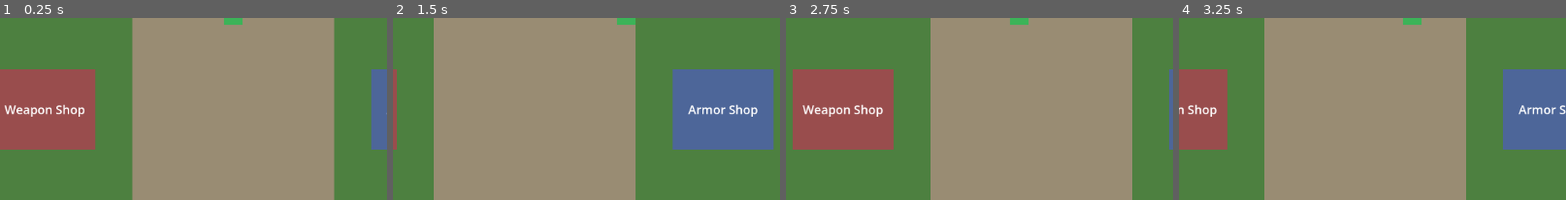
Above: before the commit, frames 1-4 (left to right).
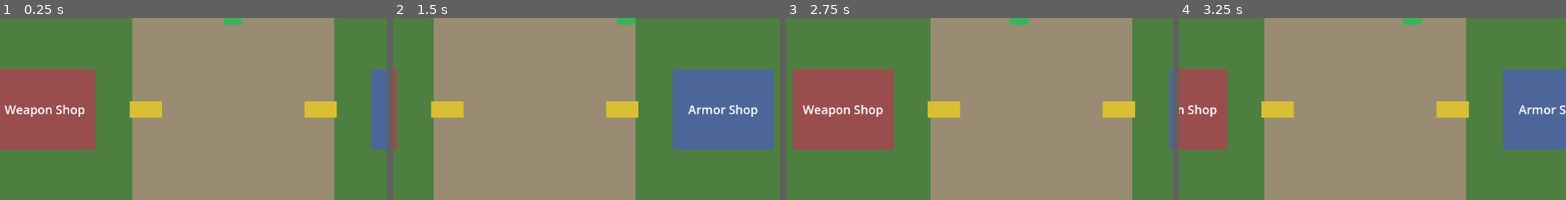
Above: after the commit, the same moments.

Repository: Jikodis/frog-hopper
Game: Godot game, scene res://scenes/town.tscn
Same seed, same stepped clock (60 frames per second), same inputs: the game is played once before the commit and once after it.
Inputs:
- Up to frame 1 (0.25 s): no input
- Up to frame 2 (1.5 s): tap Enter at 0.5 s; hold Right (move_right) from 0.53 s (still down); tap Space (jump) at 0.77 s
- Up to frame 3 (2.75 s): tap Space (jump) at 1.52, 2 s; release Right (move_right) at 2.03 s; hold Left (move_left) from 2.03 s (still down)
- Up to frame 4 (3.25 s): release Left (move_left) at 2.78 s; hold Right (move_right) from 2.78 s (still down); tap Space (jump) at 3.02 s
The pictures show only the part of the screen within x 20-70%, y 41-91%; the shares and areas given below are measured in that part.

The runs differ from the first frame. In frame 1, 1.5% of the frame differs, in the area x 33-88%, y 45-55%; in frame 2, 1.5%; in frame 3, 1.5%; in frame 4, 1.5%.

Commit message:
Task 3.3: shared building interior and five enterable buildings
Co-Authored-By: Claude Opus 4.8 (1M context) <noreply@anthropic.com>

Diff:
--- /dev/null
+++ b/scenes/building_interior.tscn
@@ -0,0 +1,66 @@
+[gd_scene load_steps=6 format=3]
+
+[ext_resource type="Script" path="res://scripts/building_interior.gd" id="1_interior"]
+[ext_resource type="PackedScene" path="res://scenes/town_player.tscn" id="2_townplayer"]
+[ext_resource type="PackedScene" path="res://scenes/door.tscn" id="3_door"]
+
+[sub_resource type="RectangleShape2D" id="room_wall_v"]
+size = Vector2(20, 440)
+
+[sub_resource type="RectangleShape2D" id="room_wall_h"]
+size = Vector2(640, 20)
+
+[node name="BuildingInterior" type="Node2D"]
+script = ExtResource("1_interior")
+
+[node name="Floor" type="ColorRect" parent="."]
+offset_left = -300.0
+offset_top = -200.0
+offset_right = 300.0
+offset_bottom = 200.0
+color = Color(0.32, 0.28, 0.24, 1)
+
+[node name="Walls" type="StaticBody2D" parent="."]
+
+[node name="Left" type="CollisionShape2D" parent="Walls"]
+position = Vector2(-310, 0)
+shape = SubResource("room_wall_v")
+
+[node name="Right" type="CollisionShape2D" parent="Walls"]
+position = Vector2(310, 0)
+shape = SubResource("room_wall_v")
+
+[node name="Top" type="CollisionShape2D" parent="Walls"]
+position = Vector2(0, -210)
+shape = SubResource("room_wall_h")
+
+[node name="Bottom" type="CollisionShape2D" parent="Walls"]
+position = Vector2(0, 210)
+shape = SubResource("room_wall_h")
+
+[node name="NameLabel" type="Label" parent="."]
+offset_left = -250.0
+offset_top = -180.0
+offset_right = 250.0
+offset_bottom = -120.0
+theme_override_font_sizes/font_size = 36
+text = "Building"
+horizontal_alignment = 1
+vertical_alignment = 1
+
+[node name="ExitDoor" parent="." instance=ExtResource("3_door")]
+position = Vector2(0, 170)
+action = "town"
+
+[node name="ExitLabel" type="Label" parent="."]
+offset_left = -40.0
+offset_top = 182.0
+offset_right = 40.0
+offset_bottom = 206.0
+theme_override_font_sizes/font_size = 16
+text = "EXIT"
+horizontal_alignment = 1
+vertical_alignment = 1
+
+[node name="TownPlayer" parent="." instance=ExtResource("2_townplayer")]
+position = Vector2(0, 0)
--- a/scenes/town.tscn
+++ b/scenes/town.tscn
@@ -165,5 +165,35 @@
 horizontal_alignment = 1
 vertical_alignment = 1
 
+[node name="WeaponDoor" parent="." instance=ExtResource("3_door")]
+position = Vector2(-130, -300)
+action = "building"
+building_name = "Weapon Shop"
+exit_offset = Vector2(70, 0)
+
+[node name="ArmorDoor" parent="." instance=ExtResource("3_door")]
+position = Vector2(130, -300)
+action = "building"
+building_name = "Armor Shop"
+exit_offset = Vector2(-70, 0)
+
+[node name="ShieldDoor" parent="." instance=ExtResource("3_door")]
+position = Vector2(-130, 100)
+action = "building"
+building_name = "Shield Shop"
+exit_offset = Vector2(70, 0)
+
+[node name="FurnitureDoor" parent="." instance=ExtResource("3_door")]
+position = Vector2(130, 100)
+action = "building"
+building_name = "Furniture Shop"
+exit_offset = Vector2(-70, 0)
+
+[node name="HouseDoor" parent="." instance=ExtResource("3_door")]
+position = Vector2(0, 360)
+action = "building"
+building_name = "House"
+exit_offset = Vector2(0, -60)
+
 [node name="TownPlayer" parent="." instance=ExtResource("2_townplayer")]
 position = Vector2(0, -440)
--- /dev/null
+++ b/scripts/building_interior.gd
@@ -0,0 +1,7 @@
+extends Node2D
+## A reusable empty room shown for any building. Displays which building you're in.
+
+@onready var name_label: Label = $NameLabel
+
+func _ready() -> void:
+	name_label.text = SceneRouter.current_building
